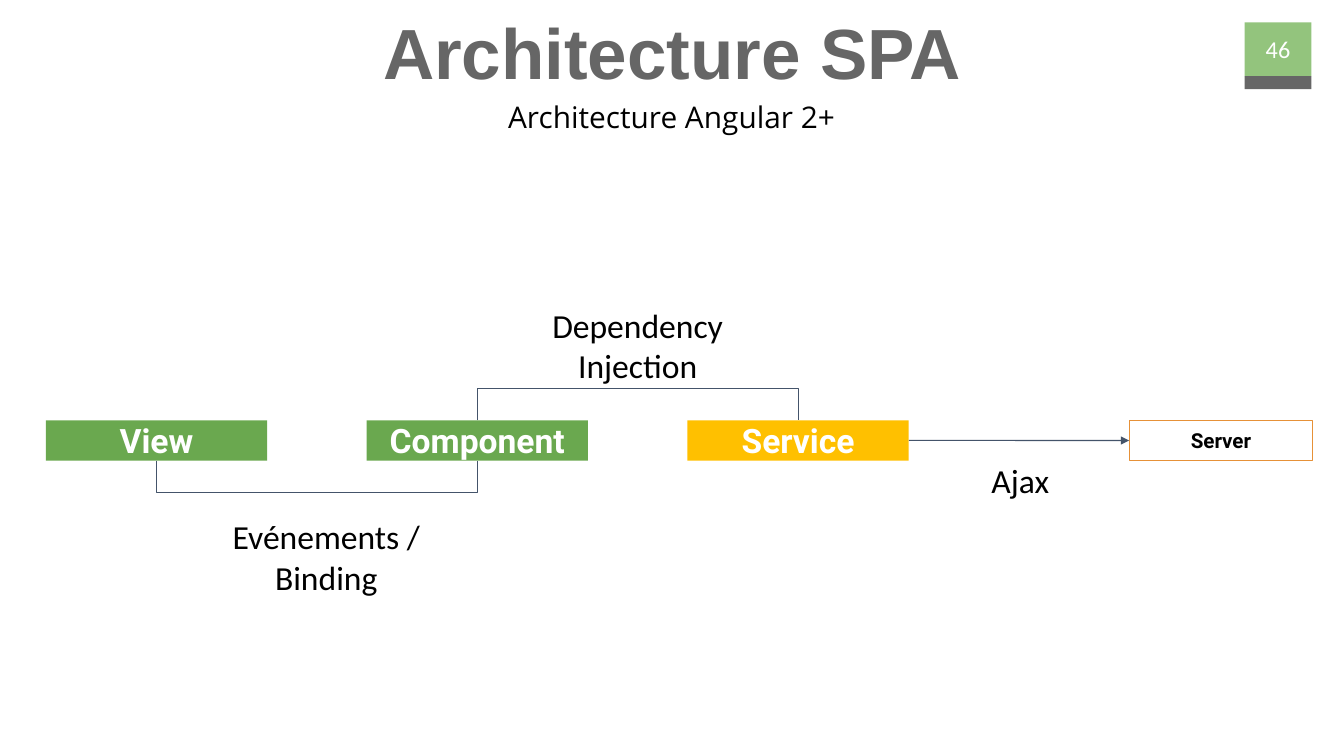
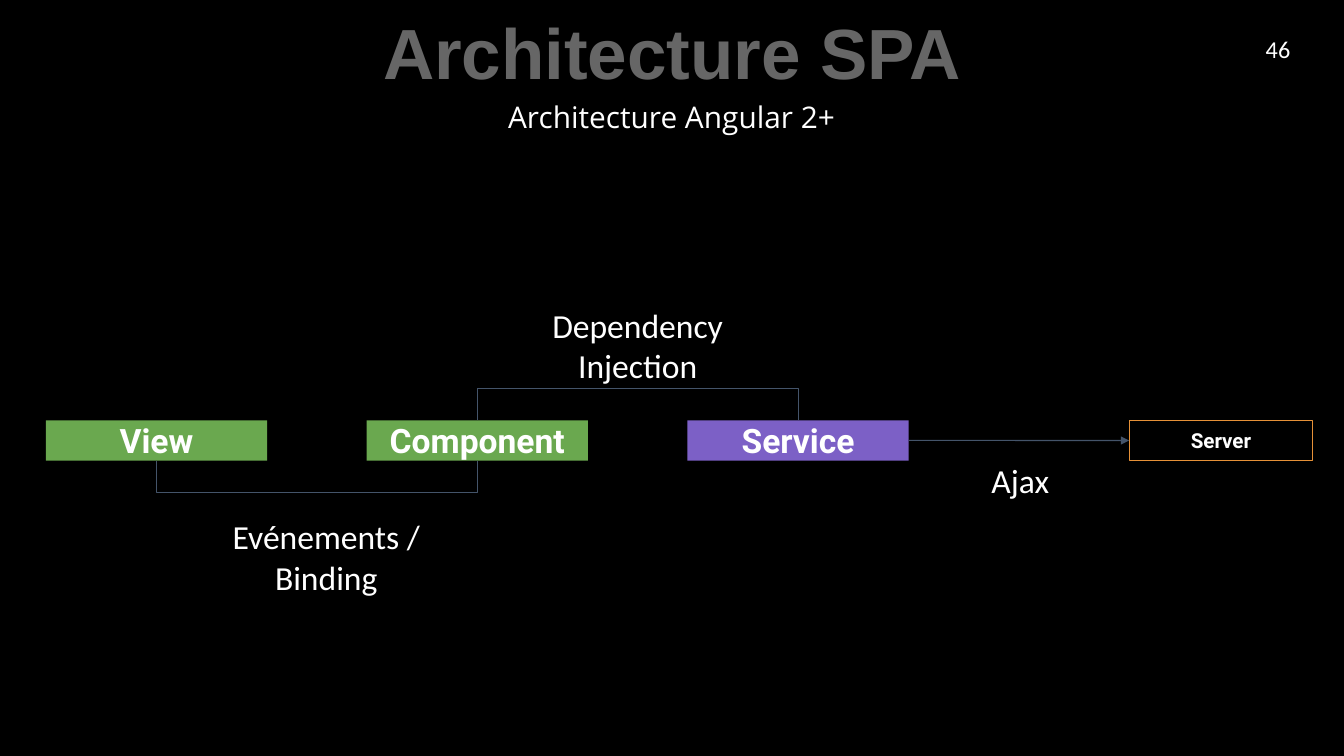
Before and after one commit to Juju-sail/5A, a slide deck: slide 46 of ProgrammationFullStack/Cours.pptx. Drawn at 1344x756 pixels with LibreOffice and Linux fonts; fonts in the diff are those of the drawing. Boxes give left, top, right and bottom in pixels: in the first picture for what was removed or moved away, otherwise in the second. Text is boxed around its words. In the diff, an @@ line names an element or a change of style, - is before the commit and + after.

```diff
--- a/ProgrammationFullStack/Cours.pptx
+++ b/ProgrammationFullStack/Cours.pptx
@@ background #FFFFFF to #000000 @@
@@ rectangle removed at <box>1245,22,1312,76</box> @@
@@ text colour #000000 to #FFFFFF in 5 elements at <box>1129,420,1313,461</box>, <box>233,526,400,596</box>, <box>552,314,723,384</box>, <box>991,470,1049,499</box>, <box>508,105,835,135</box> @@
@@ rectangle removed at <box>1245,76,1312,89</box> @@
@@ rectangle "Service" at <box>688,420,909,461</box>: fill #FFC000 to #7C60C6 @@
```
Also in this commit, not shown: 102 other slides changed, 3 other files.
